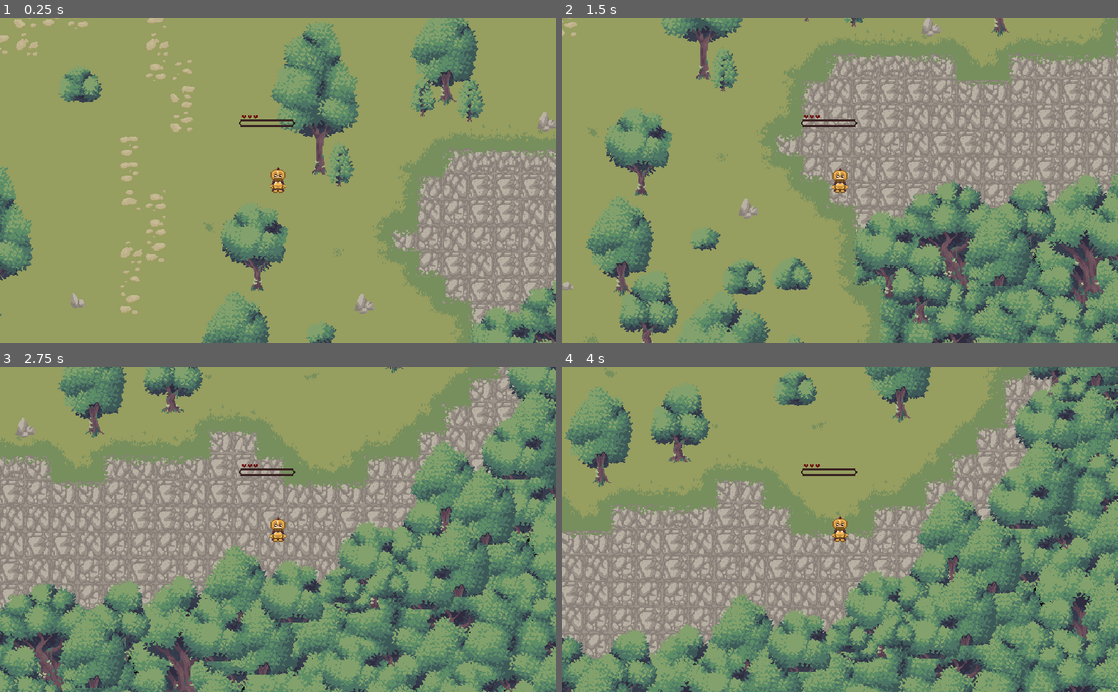
Above: before the commit, frames 1-4 (two rows, left to right).
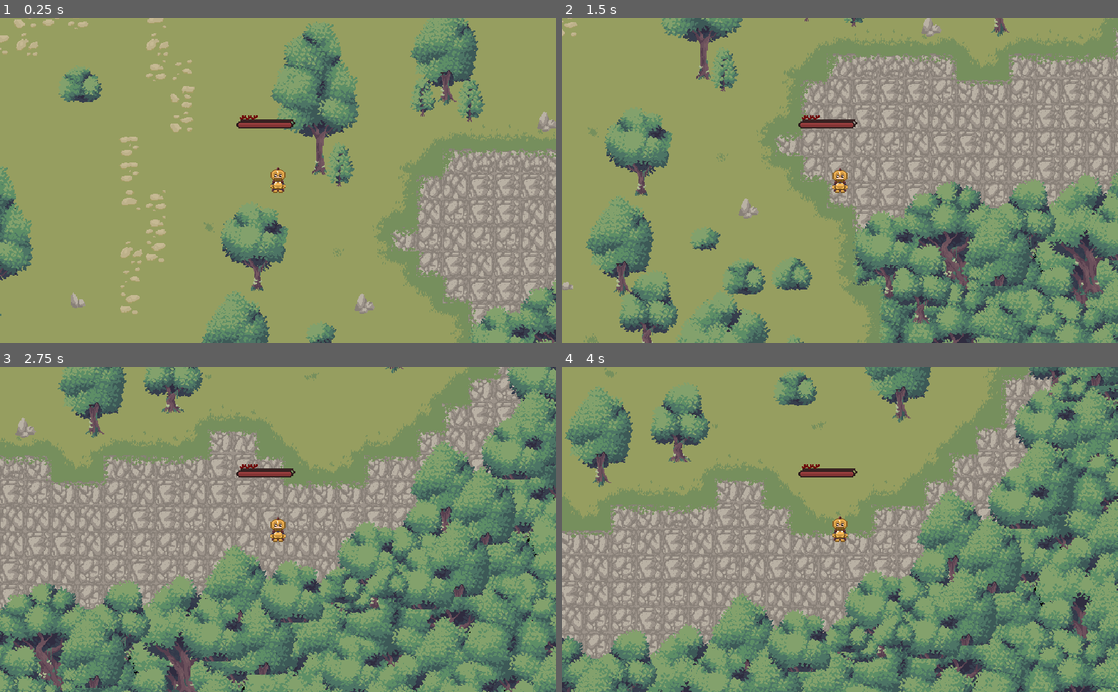
Above: after the commit, the same moments.

Repository: Valentino-02/GMTK-JamGame
Game: Godot game, scene res://src/mainGame/MainGame.tscn
The game is run twice, just before and just after one commit, with the same random seed, the same clock (stepped at 60 frames per second) and the same inputs. This scene is started directly instead of the project's main scene. The engine's default icon, where the game draws it, is replaced by a stand-in: a white triangle on a blue panel in a dark square. Sound files missing from this copy of the repository are replaced by a short silence.
Inputs (mouse positions are in pixels of both pictures, inside the frame that each line leads up to):
- Up to frame 1 (0.25 s): no input
- Up to frame 2 (1.5 s): tap Enter at 0.5 s; move the mouse to (962, 164) at 0.52 s; tap I at 0.6 s; click (962, 164) at 0.67 s; drag from (728, 196) to (812, 245) at 1.27 s
- Up to frame 3 (2.75 s): move the mouse to (333, 458) at 2.02 s; tap I at 2.1 s; click (333, 458) at 2.17 s
- Up to frame 4 (4 s): drag from (812, 594) to (673, 480) at 2.77 s; tap Space at 3.5 s; move the mouse to (1006, 578) at 3.52 s; tap I at 3.6 s; click (1006, 578) at 3.67 s

The runs differ from the first frame. In frame 1, 0.2% of the frame differs, in the area x 42-53%, y 30-34%; in frame 2, 0.2%; in frame 3, 0.2%; in frame 4, 0.2%.
Error before the commit: Trying to assign value of type 'TextureProgressBar' to a variable of type 'ProgressBar'. (res://src/mainGame/entities/hero/Hero.gd:17)
Error after the commit: Invalid access to property or key 'nextMonolog' on a base object of type 'Nil'. (res://src/UI/Monolog.gd:18)

Commit message:
Fix bugs

Diff:
--- a/src/UI/Monolog.tscn
+++ b/src/UI/Monolog.tscn
@@ -50,6 +50,7 @@
 grow_horizontal = 2
 grow_vertical = 2
 script = ExtResource("1_x7xin")
+text_speed = 0.4
 
 [node name="TextureRect" type="NinePatchRect" parent="."]
 modulate = Color(1, 1, 1, 0)
--- a/src/UI/TitleMenu.gd
+++ b/src/UI/TitleMenu.gd
@@ -1,11 +1,4 @@
 extends Control
-
-
-@onready var StartGameBtn = $StartGameBtn
-
-
-func _ready():
-	StartGameBtn.pressed.connect(_on_start_game)
 
 
 func _on_start_game() -> void:
--- a/src/mainGame/MainGame.tscn
+++ b/src/mainGame/MainGame.tscn
@@ -438,6 +438,7 @@
 
 [node name="Label" type="Label" parent="CanvasLayer/CenterContainer/BoxContainer/Remove"]
 unique_name_in_owner = true
+layout_mode = 0
 offset_left = 14.0
 offset_top = 8.0
 offset_right = 78.0
@@ -454,6 +455,7 @@
 texture_hover = ExtResource("9_hvhul")
 
 [node name="Label" type="Label" parent="CanvasLayer/CenterContainer/BoxContainer/No"]
+layout_mode = 0
 offset_left = 29.0
 offset_top = 9.0
 offset_right = 56.0
--- a/src/mainGame/entities/hero/Hero.gd
+++ b/src/mainGame/entities/hero/Hero.gd
@@ -14,8 +14,8 @@
 @export_range(0,999) var baseGold : int
 
 @onready var attackModule : AttackModule = $AttackModule
-@onready var lifeBar : ProgressBar = $Lifebar
-@onready var BloodlustBar : ProgressBar = $BloodlustBar
+@onready var lifeBar : TextureProgressBar = $Lifebar
+@onready var BloodlustBar : TextureProgressBar = $BloodlustBar
 
 var heroStats := HeroStats.new()
 
